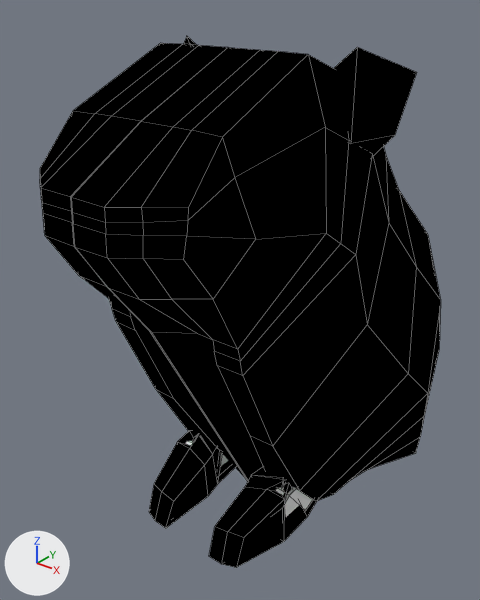
One commit to the Blender file Assets/Models/SwordsMan/SwordsMan.blend: the scene before it, then after it.
Camera for both pictures: a 50 mm lens placed at (4.92, -8.57, 5.8), pointed at (-0.49, -1.8, 1.6). Every picture has the same lights, and +X, +Y and +Z are marked at lower left. Mesh edges are drawn as thin lines.

Script lines for the objects in view, before the commit:
```python
me_plane_000 = bpy.data.meshes.new('Plane.000')
me_plane_000.from_pydata(...)  # 332 vertices, 310 faces; spans x -1.96..1.96, y -1.56..5.6, z -3.65..3.05
me_plane_000.materials.append(mat_blackoutlinematerial)  # its picture is missing
ob_blackoutline = bpy.data.objects.new('BlackOutline', me_plane_000)
ob_blackoutline.location = (0.0, -3.38, 2.09)
```
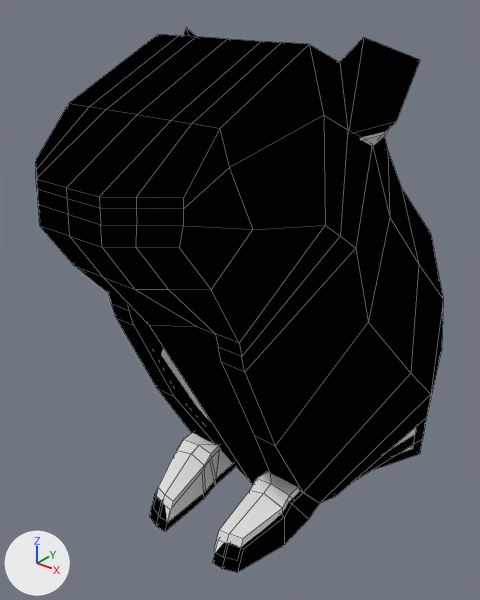
Location of each change, [x1, y1, x2, y2] in pixels of the pictures (480 x 600 px):
```json
{"object": "BlackOutline", "change": "reshaped, rescaled", "before": [40, 36, 441, 567], "after": [35, 27, 443, 573]}
{"part": 1, "of": "me_plane_000", "change": "rebuilt", "before": [40, 43, 248, 481], "after": [35, 34, 252, 484]}
{"part": 2, "of": "me_plane_000", "change": "rebuilt", "before": [70, 47, 441, 501], "after": [66, 39, 443, 503]}
{"part": 3, "of": "me_plane_000", "change": "rebuilt", "before": [209, 468, 317, 567], "after": [213, 491, 319, 573]}
{"part": 4, "of": "me_plane_000", "change": "rebuilt", "before": [149, 431, 235, 528], "after": [149, 464, 236, 531]}
{"part": 5, "of": "me_plane_000", "change": "rebuilt", "before": [184, 36, 196, 45], "after": [183, 27, 196, 37]}
{"part": 6, "of": "me_plane_000", "change": "rebuilt", "before": [334, 47, 417, 157], "after": [340, 37, 420, 137], "on screen": "9% shorter"}
{"object": "body", "change": "unchanged, uncovered by the edit", "before": [95, 272, 313, 517], "after": [156, 129, 417, 552]}
```

The change, as JSON lines over the scene's bpy script:
```json
{"block": "me_plane_000", "where": "# used by ob_blackoutline; location = (0.0, -3.38, 2.09)"}
{"op": "remove", "block": "me_plane_000", "code": "me_plane_000.from_pydata(...)  # 332 vertices, 310 faces; spans x -1.96..1.96, y -1.56..5.6, z -3.65..3.05"}
{"op": "add", "block": "me_plane_000", "code": "me_plane_000.from_pydata(...)  # 332 vertices, 310 faces; spans x -1.92..1.92, y -1.56..5.67, z -3.64..3.08"}
{"block": "me_plane_000", "change": "me_plane_000 part 1: the loose piece of 129 vertices spanning x -1.96..0.2, y -1.56..5.6, z -3.65..3.02 is rebuilt with 129 vertices and now spans x -1.92..0.0, y -1.56..5.67, z -3.64..3.04"}
{"block": "me_plane_000", "change": "me_plane_000 part 2: the loose piece of 129 vertices spanning x -0.2..1.96, y -1.56..5.6, z -3.65..3.02 is rebuilt with 129 vertices and now spans x 0.0..1.92, y -1.56..5.67, z -3.64..3.04"}
{"block": "me_plane_000", "change": "me_plane_000 part 3: the loose piece of 29 vertices spanning x 0.35..1.04, y -0.24..1.62, z -3.47..-2.34 is rebuilt with 29 vertices and now spans x 0.45..1.03, y -0.21..1.53, z -3.47..-2.77"}
{"block": "me_plane_000", "change": "me_plane_000 part 4: the loose piece of 29 vertices spanning x -1.04..-0.37, y -0.24..1.62, z -3.47..-2.33 is rebuilt with 29 vertices and now spans x -1.03..-0.45, y -0.21..1.53, z -3.47..-2.77"}
{"block": "me_plane_000", "change": "me_plane_000 part 5: the loose piece of 8 vertices spanning x -1.63..-0.94, y 0.91..2.17, z 1.81..3.05 is rebuilt with 8 vertices and now spans x -1.59..-1.03, y 0.97..2.12, z 1.98..3.08"}
{"block": "me_plane_000", "change": "me_plane_000 part 6: the loose piece of 8 vertices spanning x 0.94..1.63, y 0.91..2.17, z 1.81..3.05 is rebuilt with 8 vertices and now spans x 1.03..1.59, y 0.97..2.12, z 1.98..3.08"}
{"op": "set", "path": "ob_blackoutline.scale", "old": "(1.0, 1.0, 1.0)", "new": "(1.02, 1.02, 1.02)"}
```
